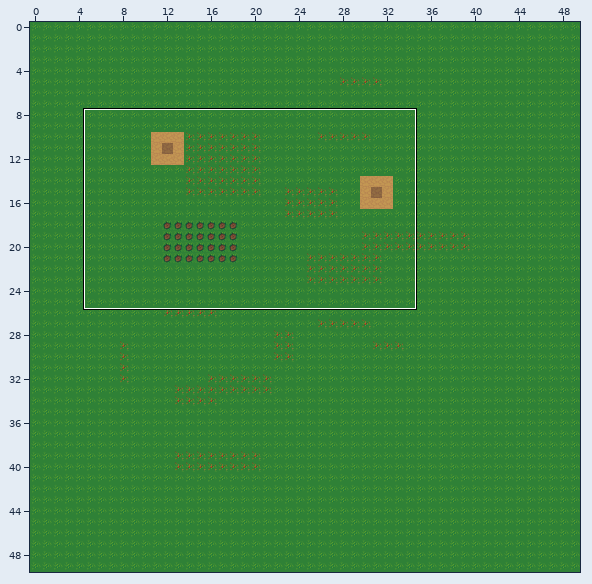
Tiled map -- Ruby/resources/maps/demo_map.tmx. Above, an overview of the earlier version with the close-up marked.
Close-up. Before:
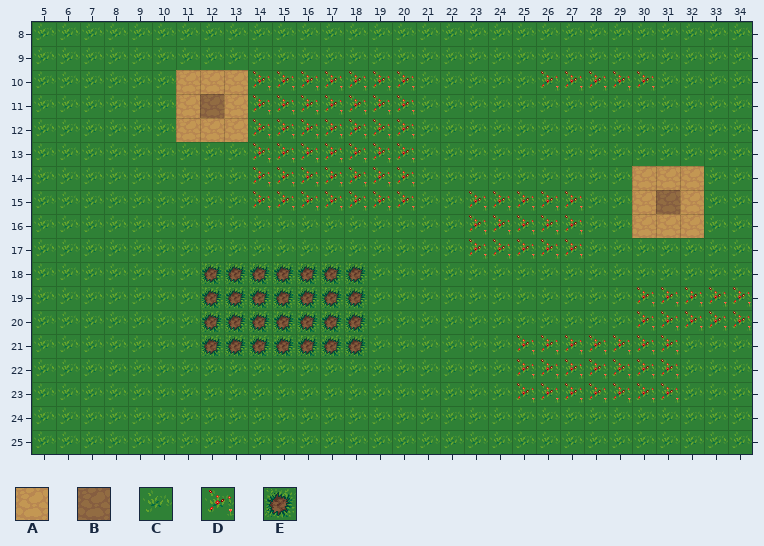
Cells are 32x32 px. Shown: x 5..34, y 8..25.
Key: from "Basic": A 162, B 165, C 352, D 355, E 579.
_ is an empty cell, # one hidden under a higher layer.
Layer "Capa de Patrones 1" before, first column x 5:
 8 CCCCCCCCCCCCCCCCCCCCCCCCCCCCCC
 9 CCCCCCCCCCCCCCCCCCCCCCCCCCCCCC
10 CCCCCCAAADDDDDDDCCCCCDDDDDCCCC
11 CCCCCCABADDDDDDDCCCCCCCCCCCCCC
12 CCCCCCAAADDDDDDDCCCCCCCCCCCCCC
13 CCCCCCCCCDDDDDDDCCCCCCCCCCCCCC
14 CCCCCCCCCDDDDDDDCCCCCCCCCAAACC
15 CCCCCCCCCDDDDDDDCCDDDDDCCABACC
16 CCCCCCCCCCCCCCCCCCDDDDDCCAAACC
17 CCCCCCCCCCCCCCCCCCDDDDDCCCCCCC
18 CCCCCCCEEEEEEECCCCCCCCCCCCCCCC
19 CCCCCCCEEEEEEECCCCCCCCCCCDDDDD
20 CCCCCCCEEEEEEECCCCCCCCCCCDDDDD
21 CCCCCCCEEEEEEECCCCCCDDDDDDDCCC
22 CCCCCCCCCCCCCCCCCCCCDDDDDDDCCC
23 CCCCCCCCCCCCCCCCCCCCDDDDDDDCCC
24 CCCCCCCCCCCCCCCCCCCCCCCCCCCCCC
After:
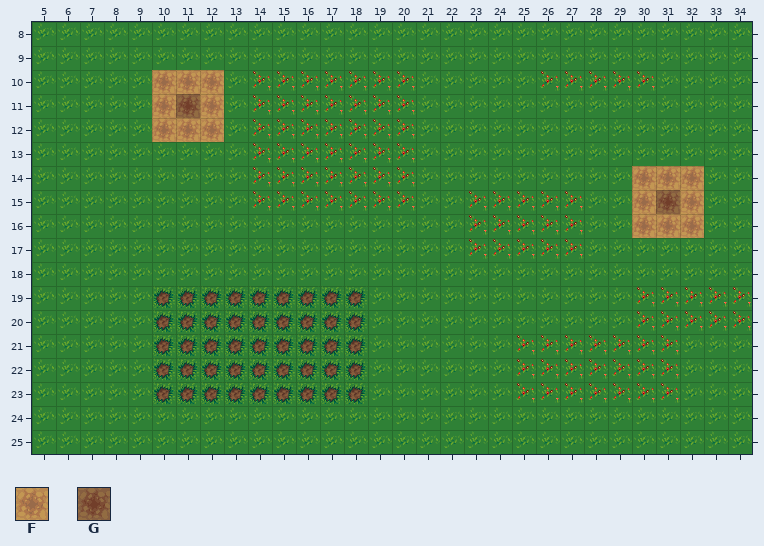
Further tiles: from "Basic": F 160, G 163.
Tiles of an added or newly shown layer are drawn over the layers below it.
From old to new:
Layer "Capa de Patrones 1":
y 10: x 10..13 CAAA -> FFFC
y 11: x 10..13 CABA -> F#FC
y 12: x 10..13 CAAA -> FFFC
y 14: x 30..32 AAA -> FFF
y 15: x 30..32 ABA -> F#F
y 16: x 30..32 AAA -> FFF
y 18: x 12..18 EEEEEEE -> ####CCC
Layer "Vendedor" (added):
y 11: x 11 _ -> G
Layer "Enemigo" (added):
y 15: x 31 _ -> G
Layer "Huerto" (added):
y 18: x 12..15 ____ -> CCCC
y 19..21: x 10..11 __ -> EE
y 22..23: x 10..18 _________ -> EEEEEEEEE
Pixel boxes of the changes (left, top, right, bottom) in both close-ups:
changed: (152, 70, 248, 142)
changed: (632, 166, 704, 238)
changed: (152, 262, 368, 405)
